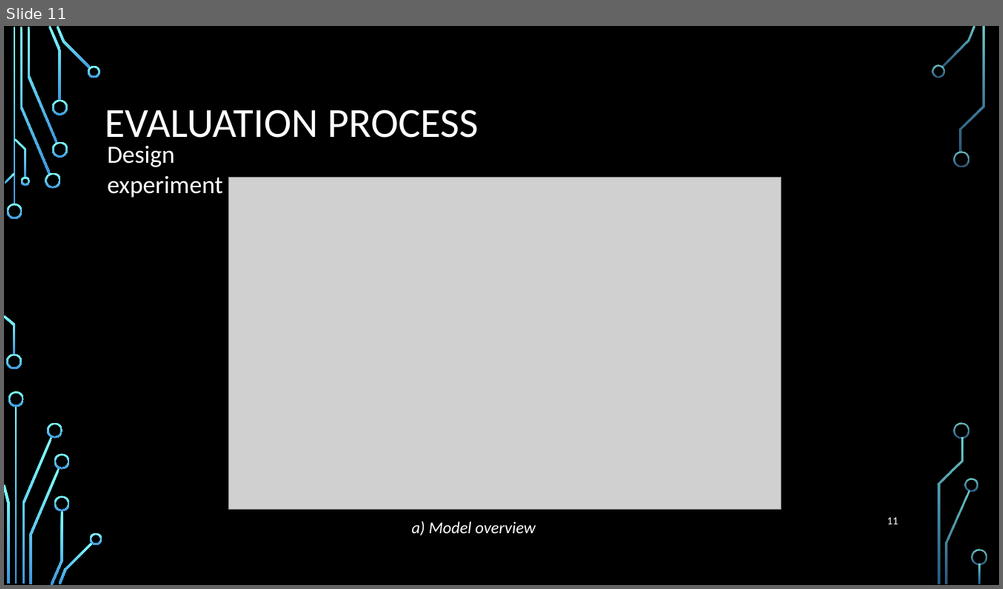
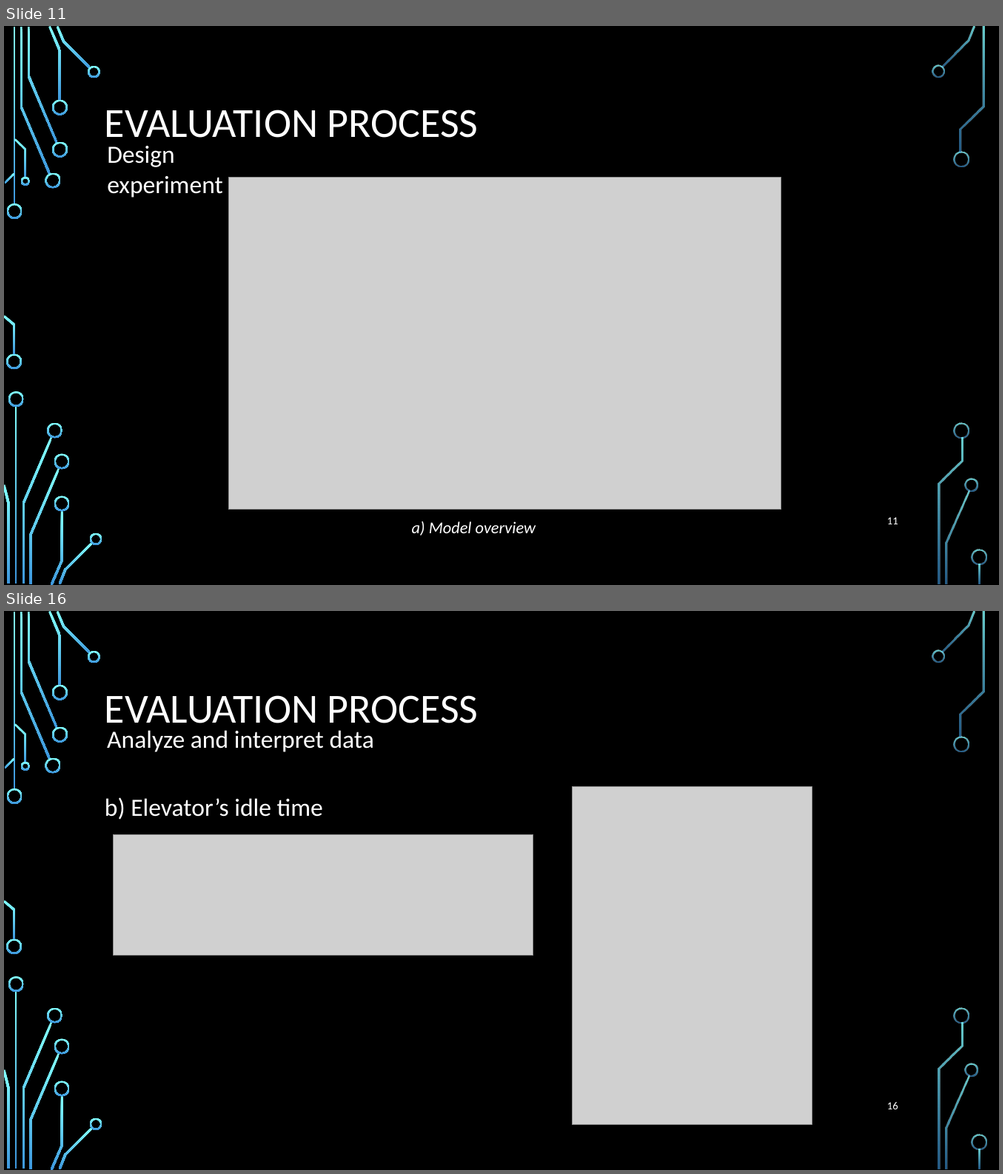
Before and after one commit to phangiaanh/Elevator-Simulation, a slide deck: SYSTEM PERFORMANCE EVALUATion.pptm. Shown one above the other, each under a label of ours: slide 11 before the commit, slides 11 and 16 after it; the slides between them are not shown. The pictures are 1003x589 and 1003x1174 pixels, drawn with LibreOffice and Linux fonts; fonts in the diff are those of the drawing; grey boxes stand for pictures; background and template pictures are left out. Boxes give left, top, right and bottom in pixels: in the first picture for what was removed or moved away, otherwise in the second. Text is boxed around its words. In the diff, an @@ line names an element or a change of style, - is before the commit and + after.

```diff
--- a/SYSTEM PERFORMANCE EVALUATion.pptm
+++ b/SYSTEM PERFORMANCE EVALUATion.pptm
@@ slide 16 added at (4, 611, 999, 1170), background picture (left out); not listed: 36 template elements that a slide beside it also shows @@
@@ title added at (105, 695, 478, 732), 40 pt, text #FFFFFF @@
+EVALUATION PROCESS
@@ text added at (107, 730, 374, 752), 24 pt, text #FFFFFF @@
+Analyze and interpret data
@@ picture added at (572, 786, 811, 1125) @@
@@ text added at (105, 797, 323, 820), 24 pt, text #FFFFFF @@
+b) Elevator’s idle time
@@ picture added at (113, 834, 533, 956) @@
@@ page number added at (887, 1102, 898, 1110), 10.5 pt, text #FFFFFF @@
+16
```
Also in this commit, not shown: 3 slides changed, 4 other slides added, 1 slide removed.
